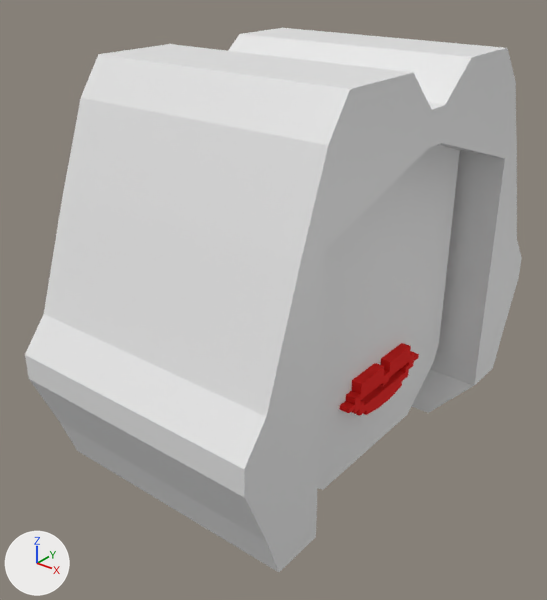
One commit to the FBX model Assets/Models/Characters/HeadFemmeFatale.fbx: the scene before it, then after it.
Before and after are seen from a camera (50 mm lens) standing at (2.35, -3.24, 2.96) and looking at (-0.09, -0.19, 1.07). Lighting does not change. The marker at lower left points along +X, +Y and +Z. Where no turn or scale is listed for an object, it has been applied to the vertices.

Before the edit, the objects in view are built like this:
```python
me_cube_001 = bpy.data.meshes.new('Cube.001')
me_cube_001.from_pydata(...)  # 114 vertices, 114 faces; spans x -0.52..0.95, y -1.41..1.41, z -1.03..1.31
me_cube_002 = bpy.data.meshes.new('Cube.002')
me_cube_002.from_pydata(...)  # 112 vertices, 112 faces; spans x -0.046..0.046, y -0.378..0.378, z -0.133..0.128
me_cube_002.materials.append(mat_material_001)  # red #e70600
me_cube_007 = bpy.data.meshes.new('Cube.007')
me_cube_007.from_pydata(...)  # 20 vertices, 18 faces; spans x -0.49..0.49, y -0.82..0.82, z -0.02..1.94
ob_cube = bpy.data.objects.new('Cube', me_cube_007)
ob_cube.location = (0.0, 0.0, 0.204)
ob_cube_001 = bpy.data.objects.new('Cube.001', me_cube_001)
ob_cube_001.location = (-0.217, 0.0, 1.116)
ob_cube_002 = bpy.data.objects.new('Cube.002', me_cube_002)
ob_cube_002.location = (0.503, 0.041, 0.647)
```
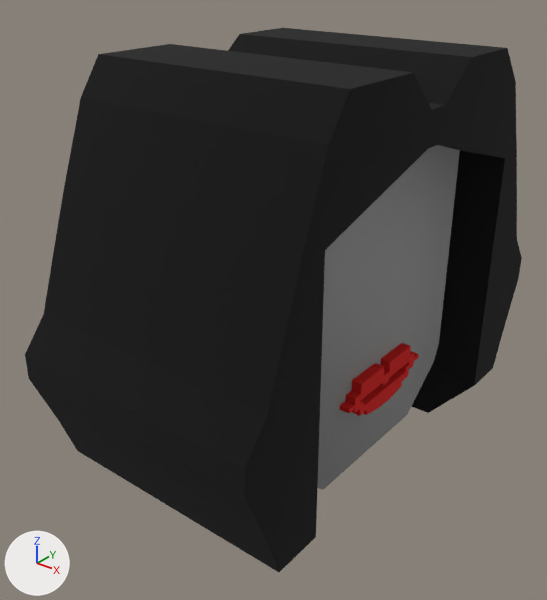
Boxes (x1, y1, x2, y2) around the edits, measured in the pictures (547 x 600 px):
'Cube.001', recoloured (white to black): (25, 28, 522, 572) in both
'Cube', recoloured: (317, 145, 460, 490) in both

Diff of the bpy script that builds the scene:
```diff
--- a/Assets/Models/Characters/HeadFemmeFatale.fbx.py
+++ b/Assets/Models/Characters/HeadFemmeFatale.fbx.py
@@ mat_hair @@
+mat_hair = principled_material('hair')
+mat_hair.base_color = (0.0, 0.0, 0.0)  # black #000000
+mat_hair.roughness = 1.0
@@ mat_material_002 @@
+mat_material_002 = principled_material('Material.002')
+mat_material_002.base_color = (0.167, 0.167, 0.167)  # grey #727272
@@ me_cube_001 @@
 me_cube_001.from_pydata(...)  # 114 vertices, 114 faces; spans x -0.52..0.95, y -1.41..1.41, z -1.03..1.31
+me_cube_001.materials.append(mat_hair)  # black #000000
@@ me_cube_007 @@
 me_cube_007.from_pydata(...)  # 20 vertices, 18 faces; spans x -0.49..0.49, y -0.82..0.82, z -0.02..1.94
+me_cube_007.materials.append(mat_material_002)  # grey #727272
```
